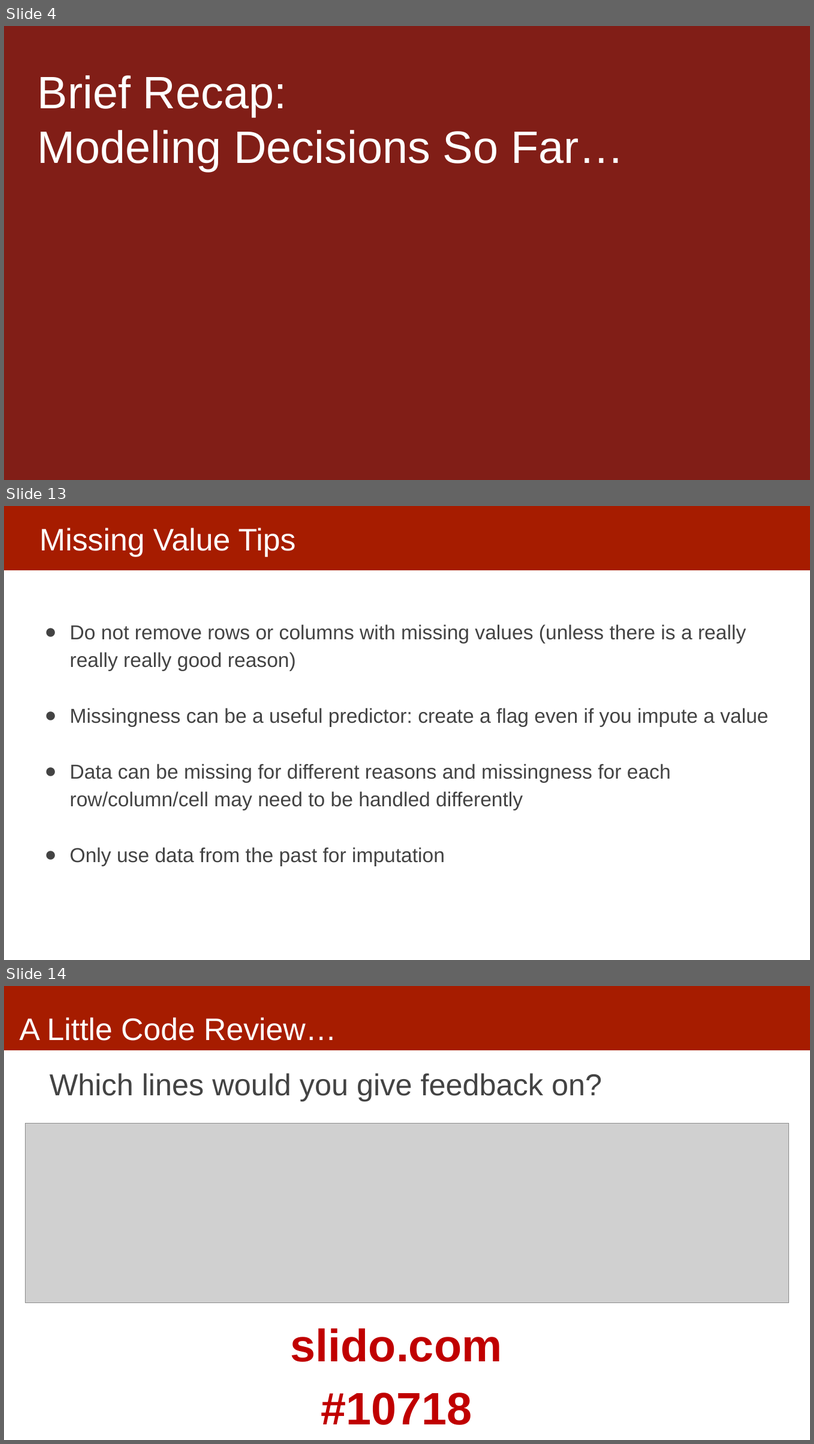
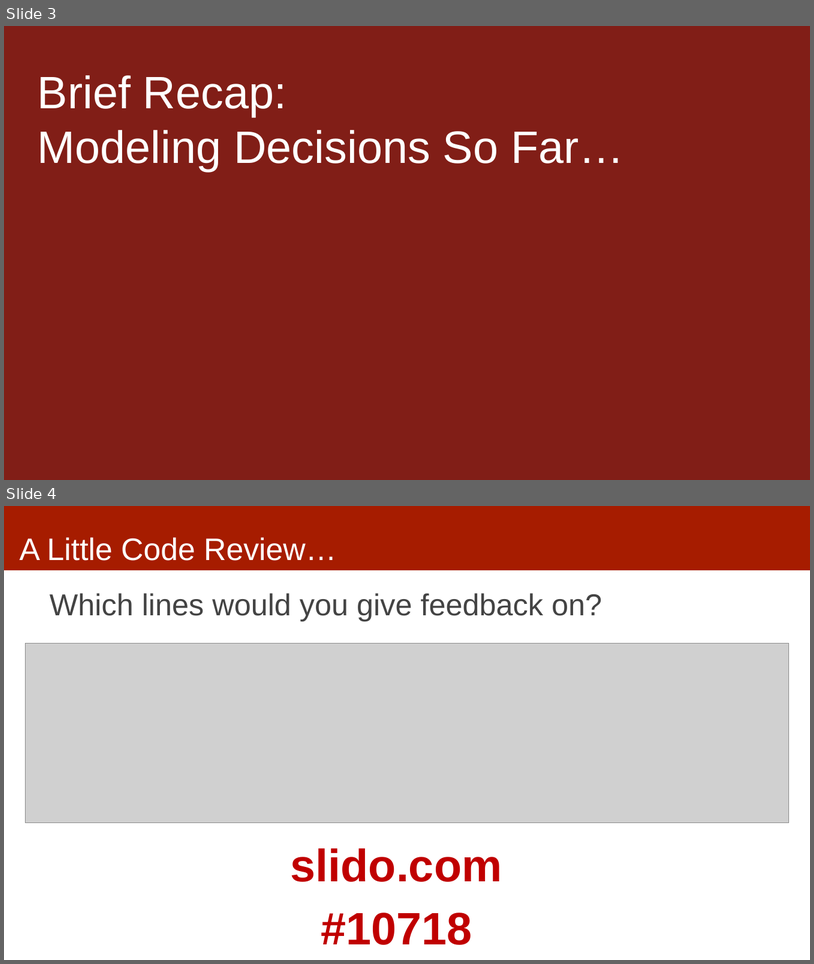
Before and after one commit to dssg/MLinPractice, a slide deck: Lectures/Lecture8-Machine-Learning-Pipelines.pptx. Shown one above the other, each under a label of ours: slides 4, 13 and 14 before the commit, slides 3 and 4 after it; the slides between them are not shown. The pictures are 814x1444 and 814x964 pixels, drawn with LibreOffice and Linux fonts; fonts in the diff are those of the drawing; grey boxes stand for pictures. Boxes give left, top, right and bottom in pixels: in the first picture for what was removed or moved away, otherwise in the second. Text is boxed around its words. In the diff, an @@ line names an element or a change of style, - is before the commit and + after.

```diff
--- a/Lectures/Lecture8-Machine-Learning-Pipelines.pptx
+++ b/Lectures/Lecture8-Machine-Learning-Pipelines.pptx
@@ slide 13 removed at bbox=[4, 506, 810, 960], background #FFFFFF; not listed: 1 template element that a slide beside it also shows @@
@@ title removed at bbox=[39, 528, 296, 557] @@
-Missing Value Tips
@@ text removed at bbox=[70, 624, 768, 866] @@
-● Do not remove rows or columns with missing values (unless there is a really really really good reason)
-● Missingness can be a useful predictor: create a flag even if you impute a value
-● Data can be missing for different reasons and missingness for each row/column/cell may need to be handled differently
-● Only use data from the past for imputation
@@ what was slide 4 is now slide 3 @@
@@ what was slide 14 is now slide 4 @@
```
Also in this commit, not shown: 2 slides changed, 2 slides added, 9 other slides removed, 1 other file.
